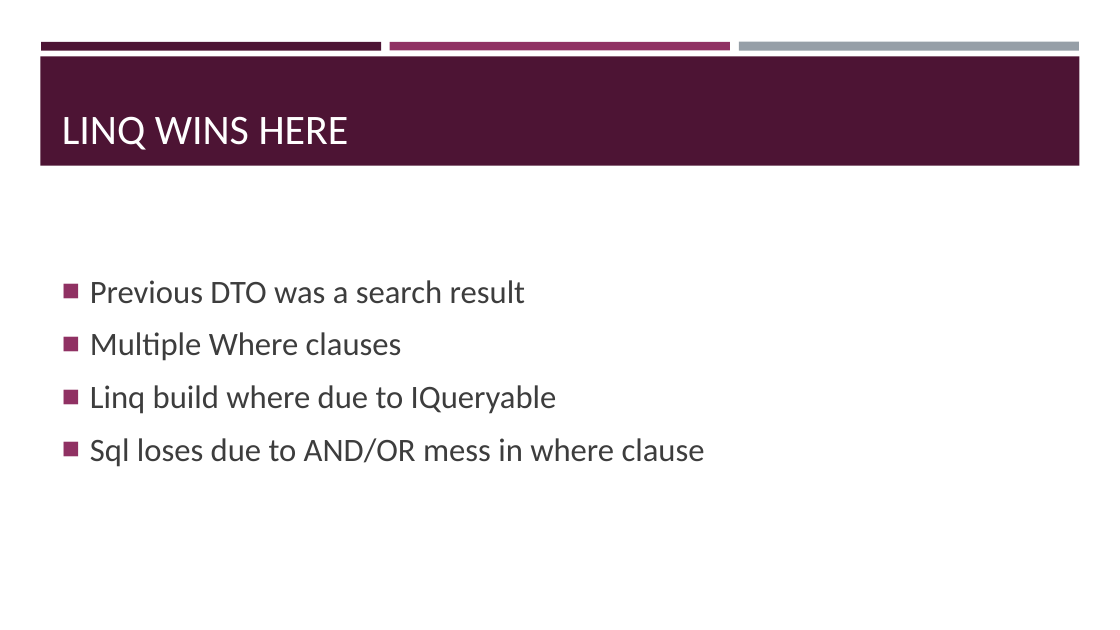
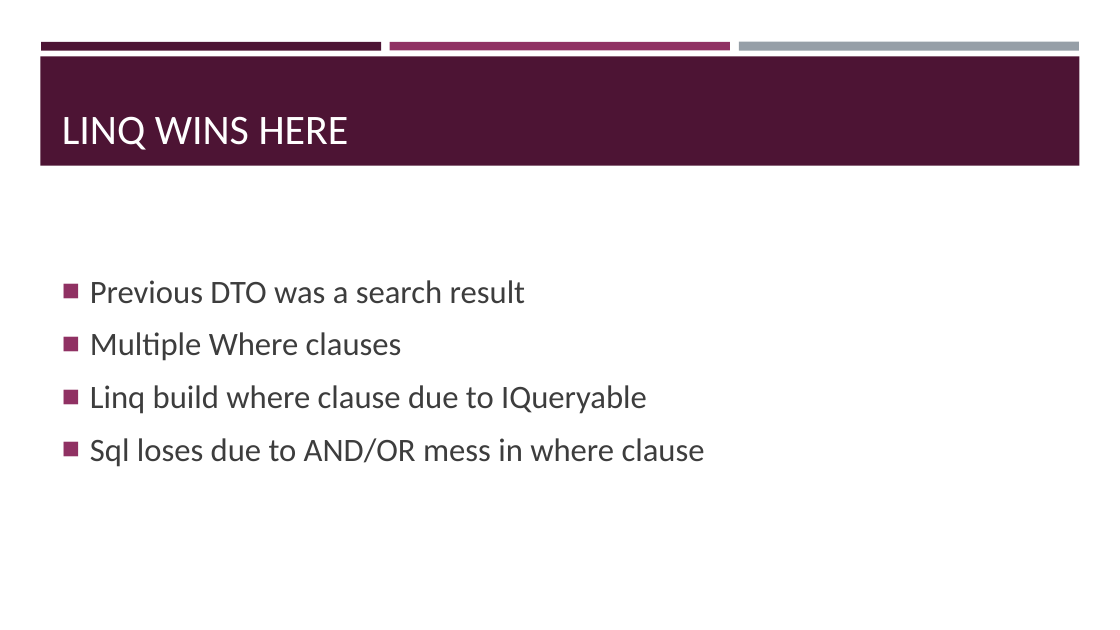
Before and after one commit to zaudtke/Presentations, a slide deck: slide 27 of embracesql/empbracesql.pptx (slide 26 before the commit). Drawn at 1120x630 pixels with LibreOffice and Linux fonts; fonts in the diff are those of the drawing. Boxes give left, top, right and bottom in pixels: in the first picture for what was removed or moved away, otherwise in the second. Text is boxed around its words. In the diff, an @@ line names an element or a change of style, - is before the commit and + after.

```diff
--- a/embracesql/empbracesql.pptx
+++ b/embracesql/empbracesql.pptx
@@ text at <box>90,385,647,414</box>: text changed @@
-■ Linq build where due to IQueryable
+■ Linq build where clause due to IQueryable
```
Also in this commit, not shown: 10 other slides changed, 5 slides added, 1 slide removed.
